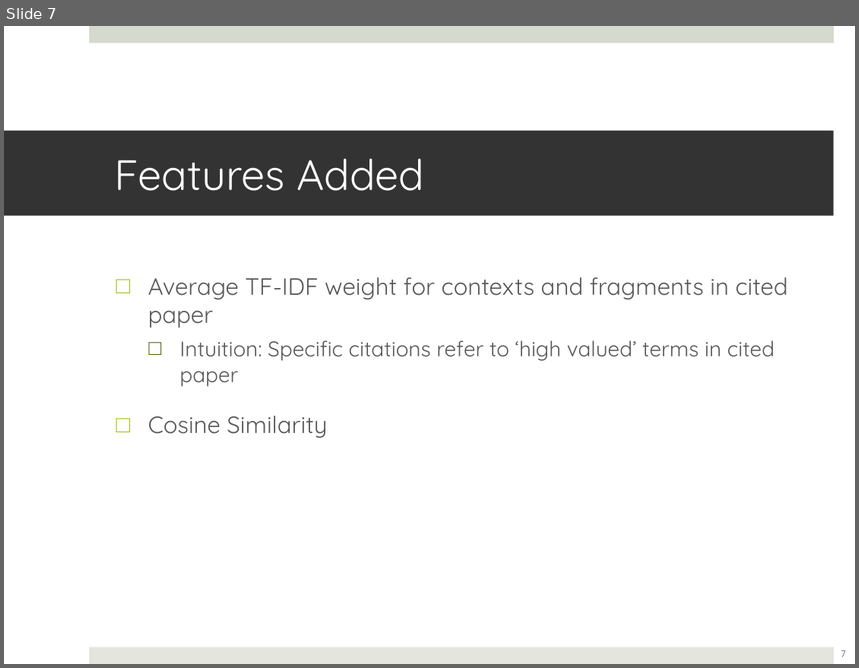
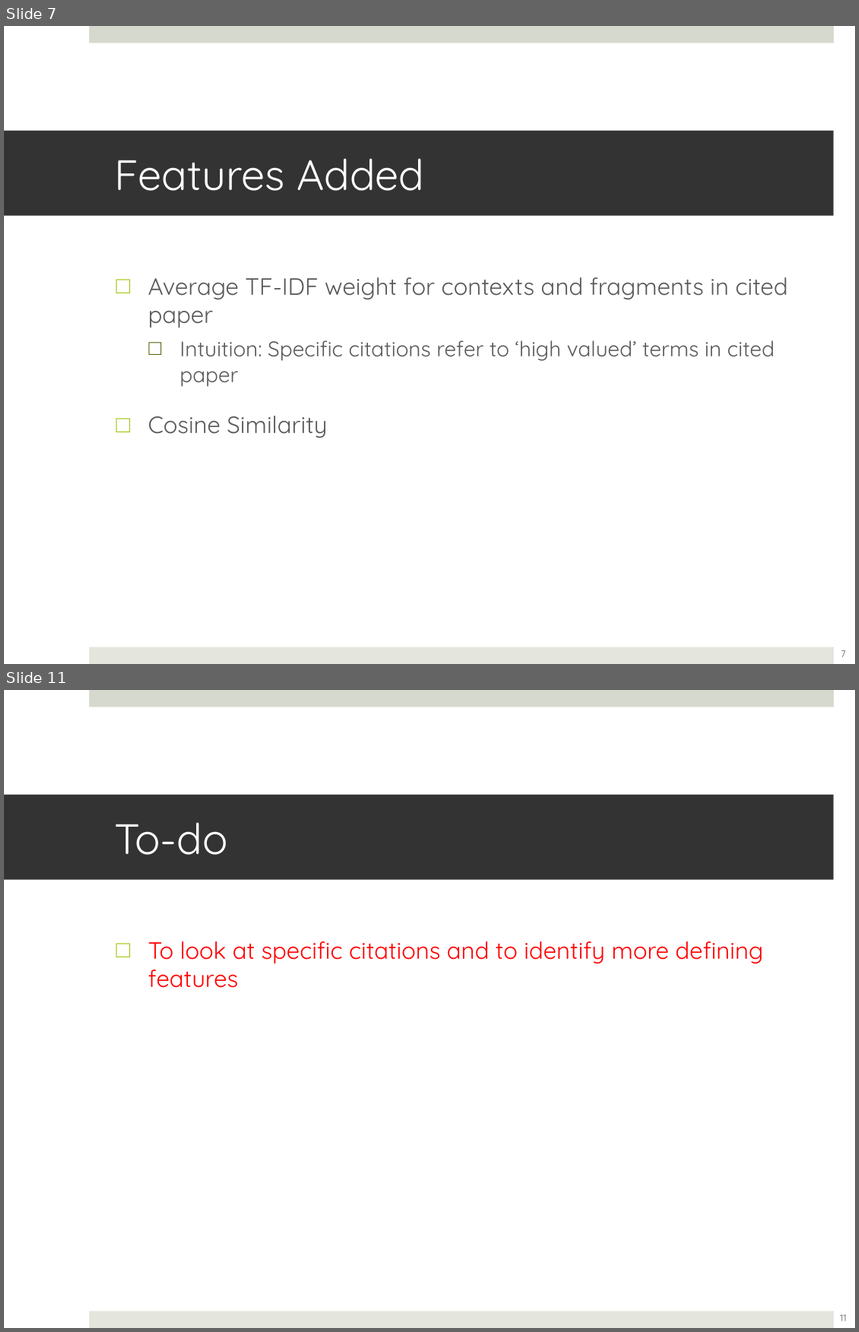
Before and after one commit to lwheng/fyp, a slide deck: presentation/fypupdate-2012-09-28.ppt. Shown one above the other, each under a label of ours: slide 7 before the commit, slides 7 and 11 after it; the slides between them are not shown. The pictures are 859x668 and 859x1332 pixels, drawn with LibreOffice and Linux fonts; fonts in the diff are those of the drawing. Boxes give left, top, right and bottom in pixels: in the first picture for what was removed or moved away, otherwise in the second. Text is boxed around its words. In the diff, an @@ line names an element or a change of style, - is before the commit and + after.

```diff
--- a/presentation/fypupdate-2012-09-28.ppt
+++ b/presentation/fypupdate-2012-09-28.ppt
@@ slide 11 added at (4, 690, 855, 1328), background #FFFFFF; not listed: 2 template elements that a slide beside it also shows @@
@@ title added at (4, 795, 834, 880), fill #333333, 36 pt, text #FFFFFF @@
+To-do
@@ text added at (148, 942, 764, 988), 20 pt, text #FF0000 @@
+□ To look at specific citations and to identify more defining features
@@ page number added at (840, 1315, 846, 1322), 8 pt, text #595959 @@
+11
```
Also in this commit, not shown: 2 slides changed, 1 other slide added, 4 other files.
